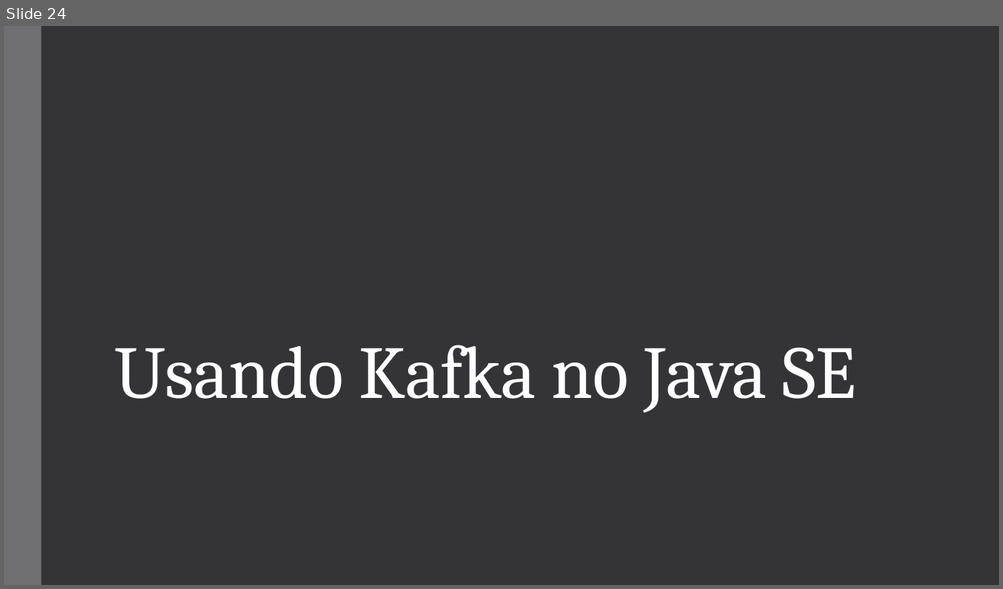
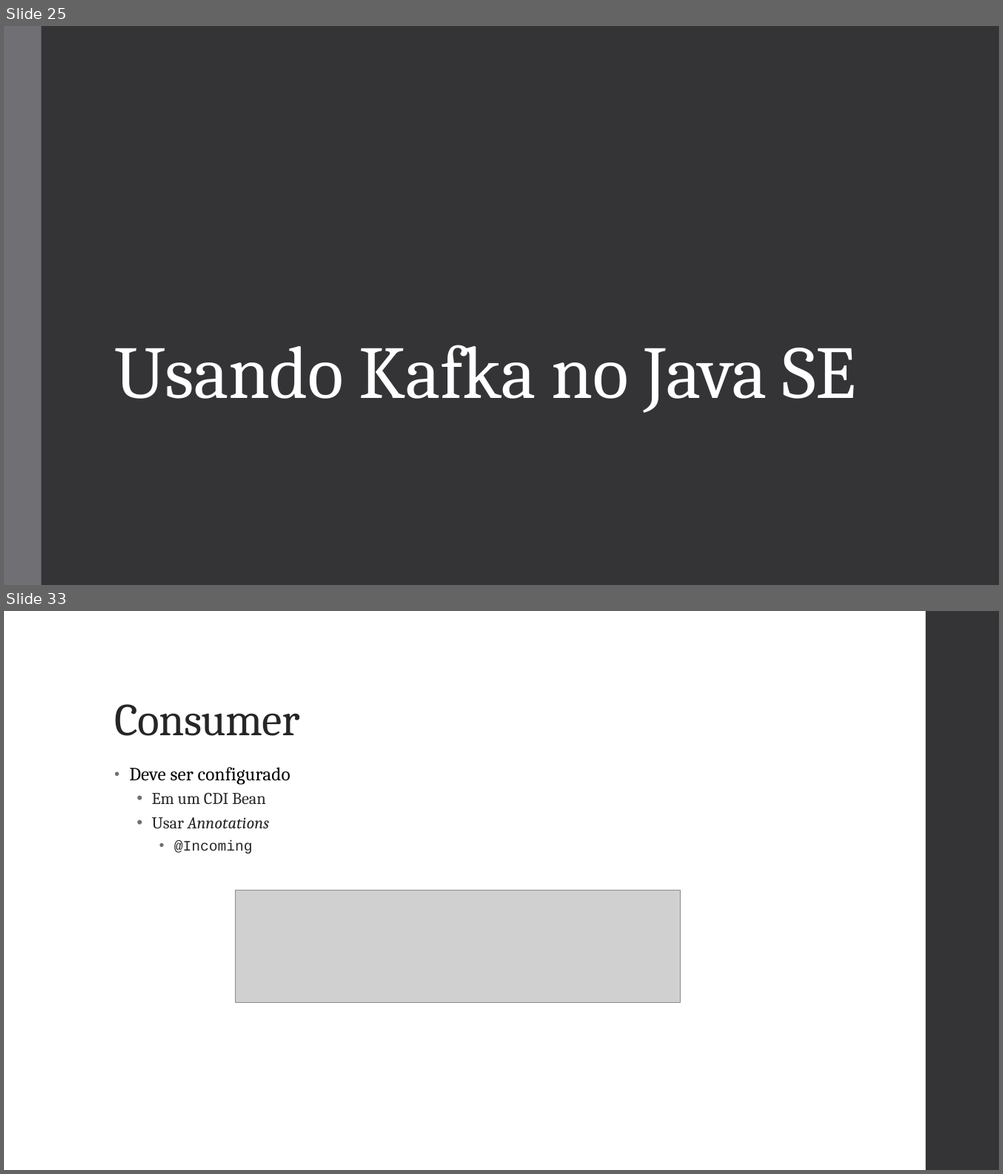
Before and after one commit to vepo/kafka-intro, a slide deck: Kafka.pptx. Shown one above the other, each under a label of ours: slide 24 before the commit, slides 25 and 33 after it; the slides between them are not shown. The pictures are 1003x589 and 1003x1174 pixels, drawn with LibreOffice and Linux fonts; fonts in the diff are those of the drawing; grey boxes stand for pictures. Boxes give left, top, right and bottom in pixels: in the first picture for what was removed or moved away, otherwise in the second. Text is boxed around its words. In the diff, an @@ line names an element or a change of style, - is before the commit and + after.

```diff
--- a/Kafka.pptx
+++ b/Kafka.pptx
@@ slide 33 added at <box>4,611,999,1170</box>, background #FFFFFF @@
@@ rectangle added at <box>925,611,999,1170</box>, fill #353537 @@
@@ title added at <box>114,704,300,736</box>, 44 pt, text #262626 @@
+Consumer
@@ text added at <box>129,767,290,854</box>, 16 pt, text #262626 @@
+• Deve ser configurado
+  • Em um CDI Bean
+  • Usar Annotations
+    • @Incoming
@@ picture added at <box>236,891,680,1002</box> @@
@@ what was slide 24 is now slide 25 @@
```
Also in this commit, not shown: 3 slides changed, 9 other slides added, 1 slide removed, 5 other files.
